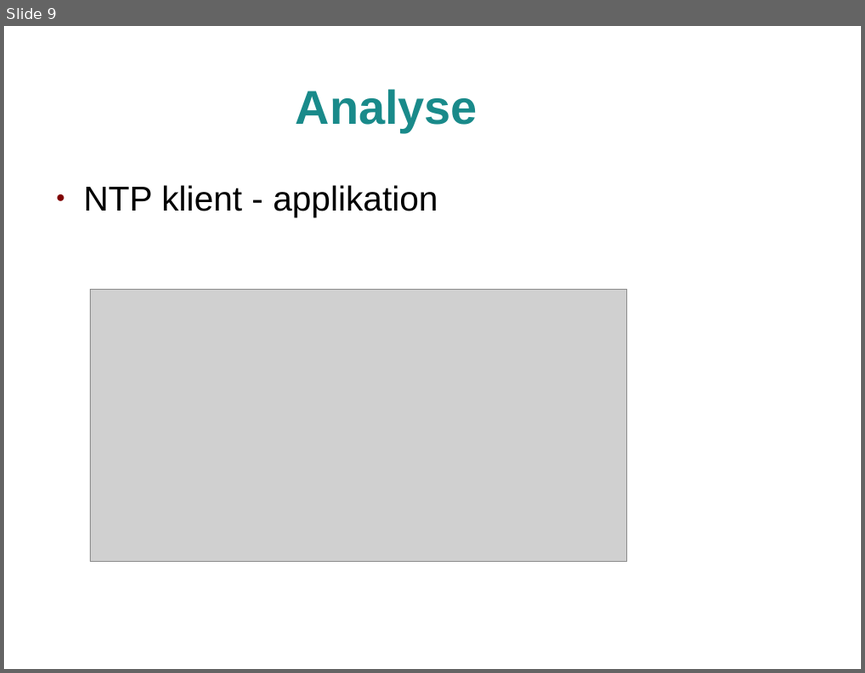
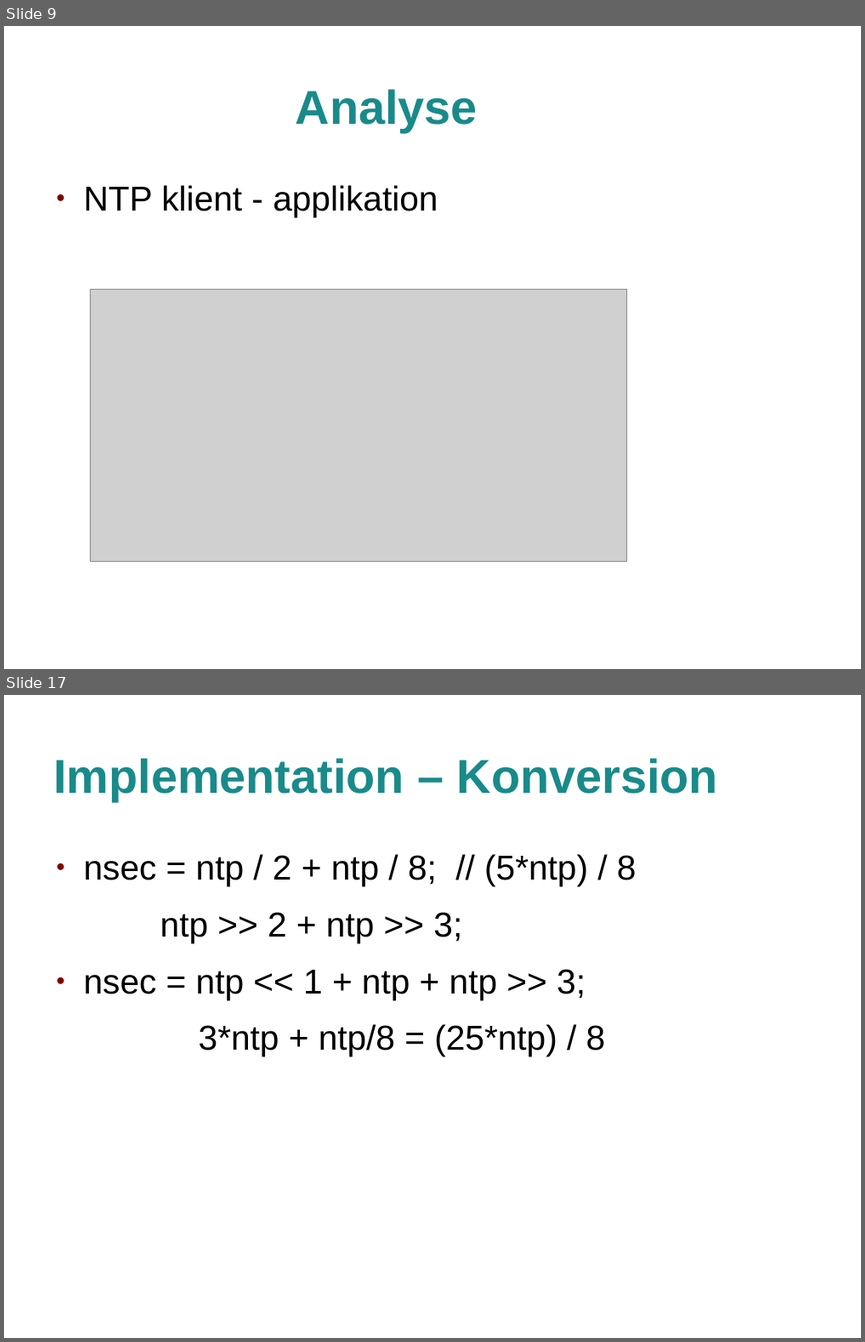
Before and after one commit to jlusticky/Bachelor-thesis, a slide deck: kolloquium/kolloquium.odp. Shown one above the other, each under a label of ours: slide 9 before the commit, slides 9 and 17 after it; the slides between them are not shown. The pictures are 865x673 and 865x1342 pixels, drawn with LibreOffice and Linux fonts; fonts in the diff are those of the drawing; grey boxes stand for pictures; background and template pictures are left out. Boxes give left, top, right and bottom in pixels: in the first picture for what was removed or moved away, otherwise in the second. Text is boxed around its words. In the diff, an @@ line names an element or a change of style, - is before the commit and + after.

```diff
--- a/kolloquium/kolloquium.odp
+++ b/kolloquium/kolloquium.odp
@@ slide 17 added at [4, 695, 861, 1338], background picture (left out) @@
@@ title added at [53, 758, 718, 801], 44 pt, text #198A8A, bold @@
+Implementation – Konversion
@@ text added at [84, 854, 636, 1056], 32 pt, text #000000 @@
+● nsec = ntp / 2 + ntp / 8; // (5*ntp) / 8
+ntp >> 2 + ntp >> 3;
+● nsec = ntp << 1 + ntp + ntp >> 3;
+3*ntp + ntp/8 = (25*ntp) / 8
```
Also in this commit, not shown: 3 slides changed, 4 other slides added, 9 other files.
